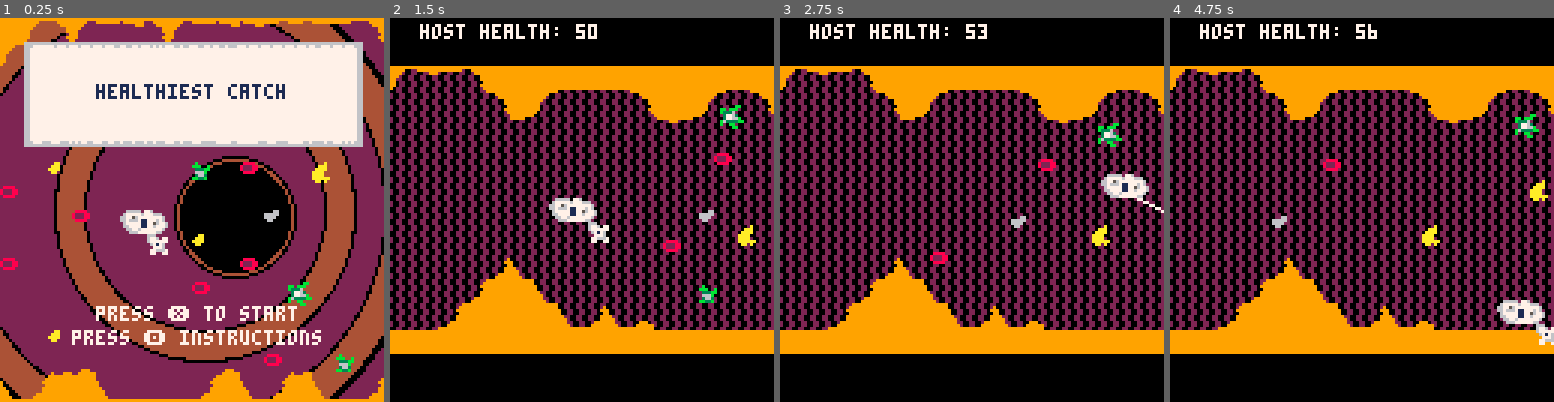
Above: before the commit, frames 1-4 (left to right).
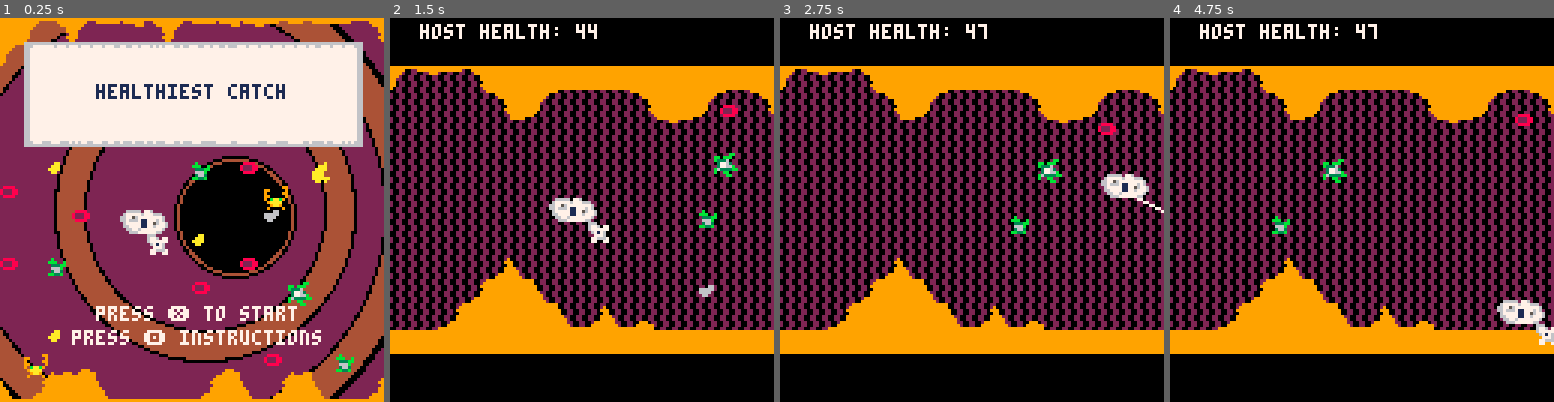
Above: after the commit, the same moments.

Repository: tyedye105/SlowJamJune2018
Game: PICO-8 cartridge amoebaFish.p8
Two runs of this game, one before a commit and one after it. Both use one fixed random seed, a clock stepped at 60 frames per second and the inputs below.
Inputs:
- Up to frame 1 (0.25 s): no input
- Up to frame 2 (1.5 s): tap X (X key) at 0.33, 1.07 s; tap O (Z key) at 0.7 s
- Up to frame 3 (2.75 s): hold Right 1.6-2.1 s; tap O (Z key) at 1.7, 2.1, 2.5 s; tap X (X key) at 1.85 s; hold Up 2.15-2.42 s; hold Right from 2.47 s (still down)
- Up to frame 4 (4.75 s): tap O (Z key) every 0.4 s from 2.9 to 4.5 s; tap X (X key) at 2.97, 4.08 s; release Right at 3.03 s; hold Left 3.08-3.58 s; hold Down 3.63-3.97 s; hold Right 4.02-4.68 s; hold Up from 4.73 s (still down)

The runs differ from the first frame. In frame 1, 0.5% of the frame differs, in the area x 6-75%, y 43-94%; in frame 2, 1.1%, in the area x 48-96%, y 1-75%; in frame 3, 1.0%; in frame 4, 1.1%.

Commit message:
added crabs.

Diff:
--- a/amoebaFish.p8
+++ b/amoebaFish.p8
@@ -250,7 +250,7 @@
   local c = {
    x = screenr + 1,
    y = rndintb(screentop+16,screenbase-16),
-   s = rndintb(16,22),
+   s = rndintb(16,23),
    dx = -(flr(rnd(8))/8)-.01,
    dy = 0,
    wv = rnd(1)+0.3,
@@ -499,14 +499,14 @@
 00700700066777711776777600066660000000000077666700066600000666600006666000000076990000000000000900000000000000000000000000000000
 00000000006677677777776000006000000000000077007700000000000060000000600077777760990000000000009900000000000000000000000000000000
 00000000000666777777660000000000000000000000000000000000000000000000000066666600900000000000000900000000000000000000000000000000
-0000a0000888800000aa00000b0000000006600000000bb000000000000000000000000006660000999999990000000000000000000000000000000000000000
-00aaa000822288000aaa0000bbb00b0066666000bb0bbb0000000000000000000000000006776077999999990000000000000000000000000000000000000000
-0aaaa00082228800aaaa00000333bb0066660000b333600000000000000000000000000006777777999999990000000000000000000000000000000000000000
-aaaa0000088880000aa000000666b000066000000377630000000000000000000000000000671760999999999000000000000000000000000000000000000000
-aaaa000000000000000000000366300000000000037766b000000000000000000000000000077760999999999900000000000000000000000000000000000000
-aaaaaa000000000000000000bb33b00000000000b63333bb00000000000000000000000000776667999999999900000000000000000000000000000000000000
-0aa0a00000000000000000000000000000000000b00bb00000000000000000000000000000770077999999999999000000000000000000000000000000000000
-00000000000000000000000000000000000000000000bb0000000000000000000000000000000000999999999999999000000000000000000000000000000000
+0000a0000888800000aa00000b0000000006600000000bb000000099000000000000000006660000999999990000000000000000000000000000000000000000
+00aaa000822288000aaa0000bbb00b0066666000bb0bbb0099000009000000000000000006776077999999990000000000000000000000000000000000000000
+0aaaa00082228800aaaa00000333bb0066660000b333600090000099000000000000000006777777999999990000000000000000000000000000000000000000
+aaaa0000088880000aa000000666b000066000000377630099000009000000000000000000671760999999999000000000000000000000000000000000000000
+aaaa000000000000000000000366300000000000037766b090baab90000000000000000000077760999999999900000000000000000000000000000000000000
+aaaaaa000000000000000000bb33b00000000000b63333bb09aaaa00000000000000000000776667999999999900000000000000000000000000000000000000
+0aa0a00000000000000000000000000000000000b00bb000009aa900000000000000000000770077999999999999000000000000000000000000000000000000
+00000000000000000000000000000000000000000000bb0009000090000000000000000000000000999999999999999000000000000000000000000000000000
 00009000000000000000000000000bb0000000000000000000000000000000000000000000000000000000000000000000000000000000000000000000000000
 009990000000000000009900bb0bbb00000000000000000000000000000000000000000000000000000000000000000000000000000000000000000000000000
 099990000000000000099900b3336000000000000000000000000000000000000000000000000000000000000000000000000000000000000000000000000000
@@ -603,15 +603,15 @@
 00000000000000000000000000000000000000000000000000000000000000000000000000000000000000000000000000000000000000000000000000000000
 00000000000000000000000000000000000000000000000000000000000000000000000000000000000000000000000011000000000000000000006100000000
 00000000000000000000000000000000000000000000000000000000000000000000000000000000000000000000000000000000000000000000000000000000
-00000000000000000000000000000000000000000000000000000000000000000000000000000000000000000000000000000011001020000000004100610000
+00000000000000000000000000000000000000000000000000000000000000000000000000000000000000000000000000000011001020000000004100000000
 00000000000000000000000000000000000000000000000000000000000000000000000000000000000000000000000000000000000000000000000000000000
 00000000000000000000000000000000000000000000000000000000000000000000000000000000000000000000000000000000000050002100000000000000
 00000000000000000000000000000000000000000000000000000000000000000000000000000000000000000000000000000000000000000000000000000000
-00000000000000000000000000000000000000000000000000000000000000000000000000000000000000000000000011006100000000000000110000000000
-00000000000000000000000000000000000000000000000000000000000000000000000000000000000000000000000000000000000000000000000000000000
-00000000000000000000000000000000000000000000000000000000000000000000000000000000000000000000000000000000610000001100000051720000
-00000000000000000000000000000000000000000000000000000000000000000000000000000000000000000000000000000000000000000000000000000000
-00000000000000000000000000000000000000000000000000000000000000000000000000000000000000000000000000000000000000000000610000000000
+00000000000000000000000000000000000000000000000000000000000000000000000000000000000000000000000011003100000000000000110000000000
+00000000000000000000000000000000000000000000000000000000000000000000000000000000000000000000000000000000000000000000000000000000
+00000000000000000000000000000000000000000000000000000000000000000000000000000000000000000000000000000000000000001100000051720000
+00000000000000000000000000000000000000000000000000000000000000000000000000000000000000000000000000000000000000000000000000000000
+00000000000000000000000000000000000000000000000000000000000000000000000000000000000000000000000000000000000000000000000000000000
 00000000000000000000000000000000000000000000000000000000000000000000000000000000000000000000000000000000000000000000000000000000
 00000000000000000000000000000000000000000000000000000000000000000000000000000000000000000000000000002100000000000000000000000000
 00000000000000000000000000000000000000000000000000000000000000000000000000000000000000000000000000000000000000000000000000000000
